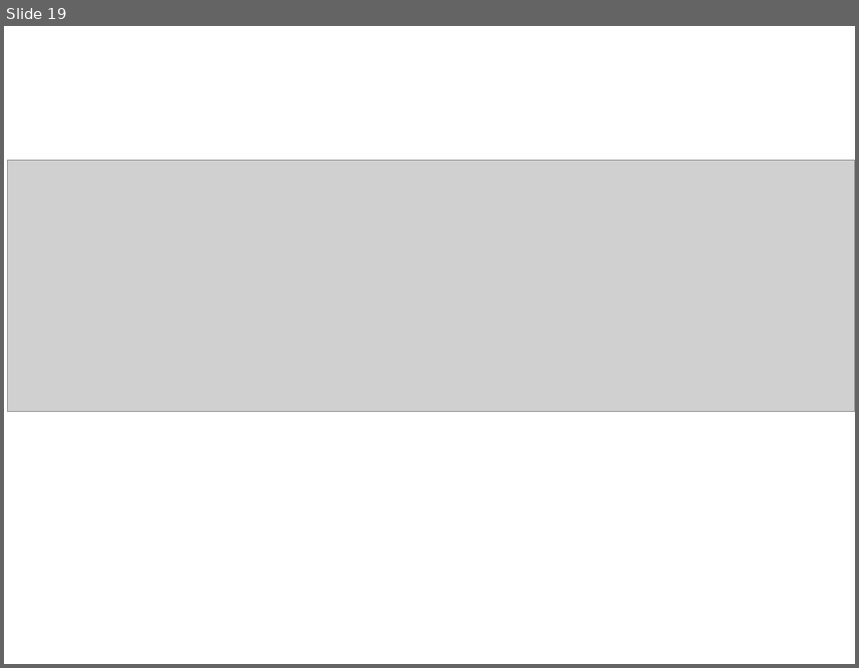
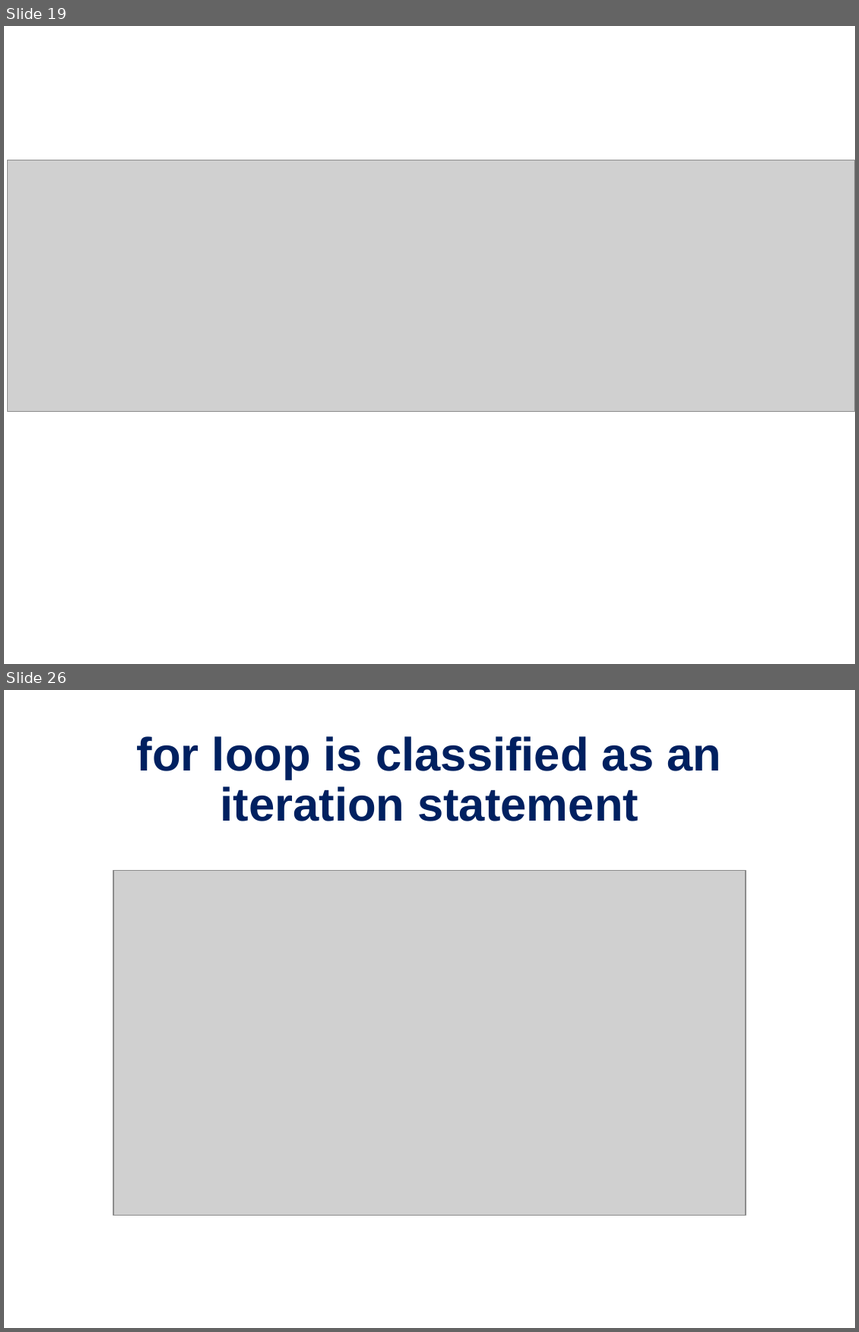
Before and after one commit to PRodriguez19/Intro-to-rnaseq, a slide deck: lectures/Lecture9-MMG232.pptx. Shown one above the other, each under a label of ours: slide 19 before the commit, slides 19 and 26 after it; the slides between them are not shown. The pictures are 859x668 and 859x1332 pixels, drawn with LibreOffice and Linux fonts; fonts in the diff are those of the drawing; grey boxes stand for pictures. Boxes give left, top, right and bottom in pixels: in the first picture for what was removed or moved away, otherwise in the second. Text is boxed around its words. In the diff, an @@ line names an element or a change of style, - is before the commit and + after.

```diff
--- a/lectures/Lecture9-MMG232.pptx
+++ b/lectures/Lecture9-MMG232.pptx
@@ slide 26 added at bbox=[4, 690, 855, 1328], background #FFFFFF @@
@@ title added at bbox=[137, 736, 721, 821], 39.6 pt, text #002060, bold @@
+for loop is classified as an iteration statement
@@ picture added at bbox=[113, 870, 747, 1215] @@
```
Also in this commit, not shown: 22 slides changed, 2 other slides added, 4 slides removed, 2 other files.
